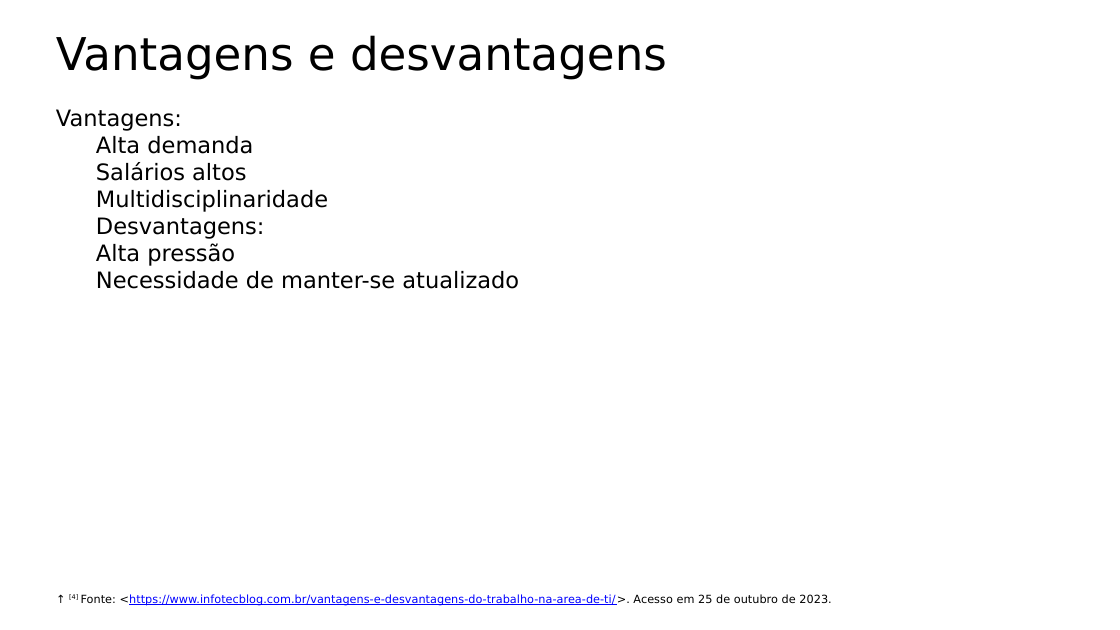
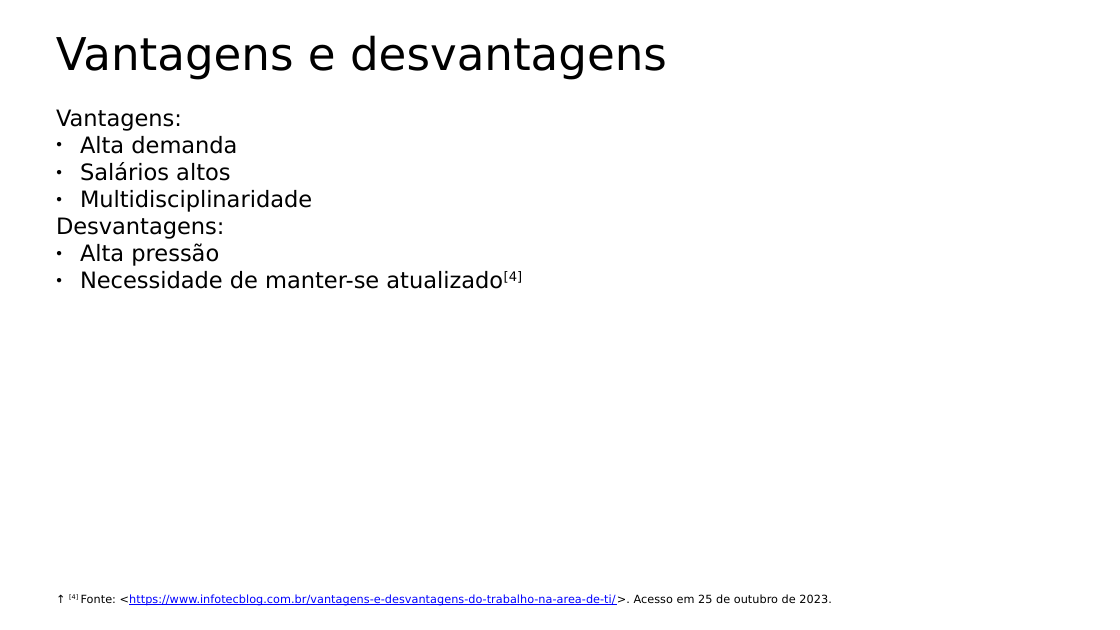
Before and after one commit to Pedro270707/pedro270707.github.io, a slide deck: slide 5 of trabalhos/TI.pptx. Drawn at 1120x630 pixels with LibreOffice and Linux fonts; fonts in the diff are those of the drawing. Boxes give left, top, right and bottom in pixels: in the first picture for what was removed or moved away, otherwise in the second. Text is boxed around its words. In the diff, an @@ line names an element or a change of style, - is before the commit and + after.

Commit message:
Updated presentation

```diff
--- a/trabalhos/TI.pptx
+++ b/trabalhos/TI.pptx
@@ text at [80, 136, 312, 266]: bullet none to ● @@
@@ text at [80, 271, 522, 289]: text changed @@
-Necessidade de manter-se atualizado
+● Necessidade de manter-se atualizado[4]
```
